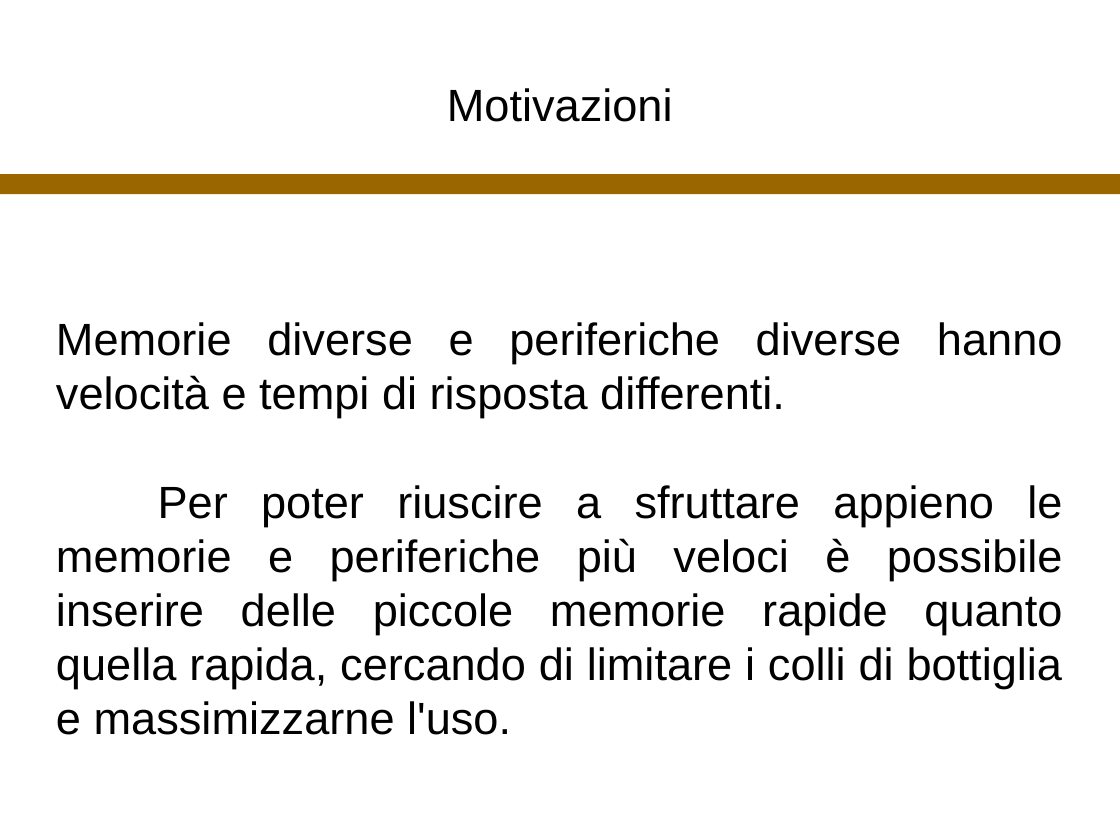
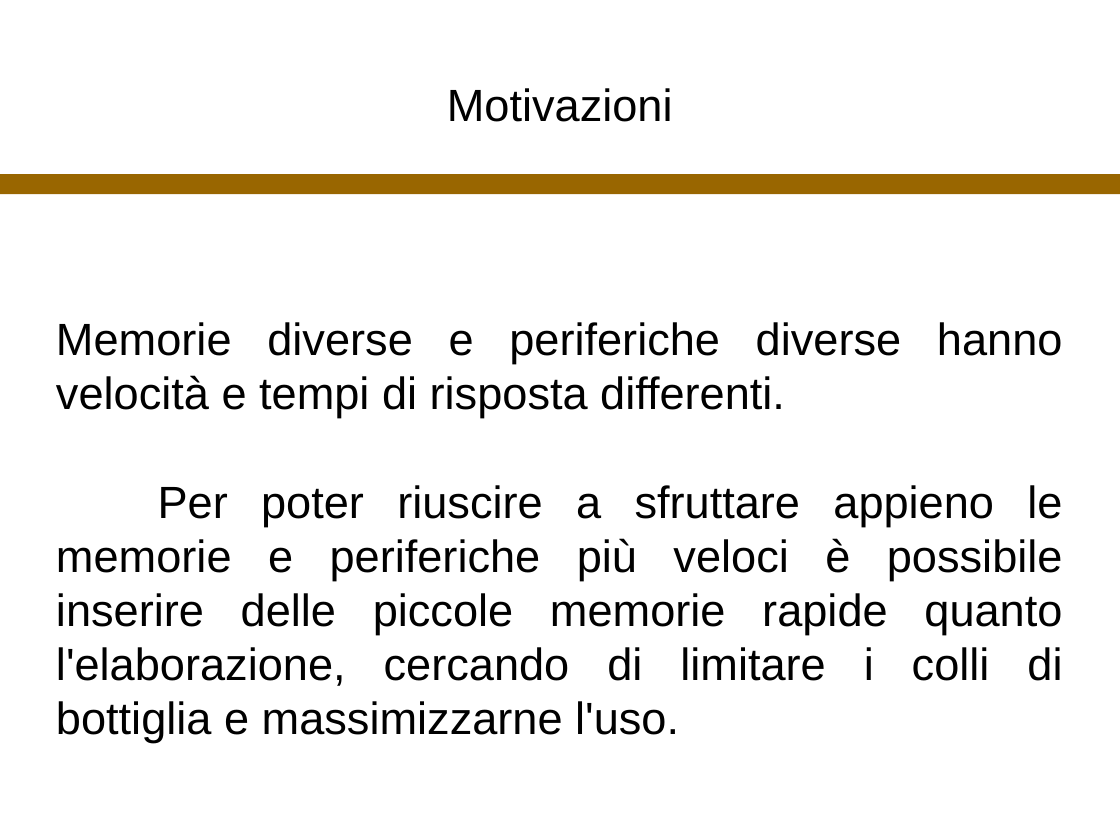
Before and after one commit to ozbaenyk/CorsoCS2019_bennic, a slide deck: slide 2 of Cache2019_bennic.odp. Drawn at 1120x840 pixels with LibreOffice and Linux fonts; fonts in the diff are those of the drawing. Boxes give left, top, right and bottom in pixels: in the first picture for what was removed or moved away, otherwise in the second. Text is boxed around its words. In the diff, an @@ line names an element or a change of style, - is before the commit and + after.

```diff
--- a/Cache2019_bennic.odp
+++ b/Cache2019_bennic.odp
@@ subtitle at (56,485,1063,743): text changed @@
-Per poter riuscire a sfruttare appieno le memorie e periferiche più veloci è possibile inserire delle piccole memorie rapide quanto quella rapida, cercando di limitare i colli di bottiglia e massimizzarne l'uso.
+Per poter riuscire a sfruttare appieno le memorie e periferiche più veloci è possibile inserire delle piccole memorie rapide quanto l'elaborazione, cercando di limitare i colli di bottiglia e massimizzarne l'uso.
```
Also in this commit, not shown: 12 other slides changed, 1 other file.
